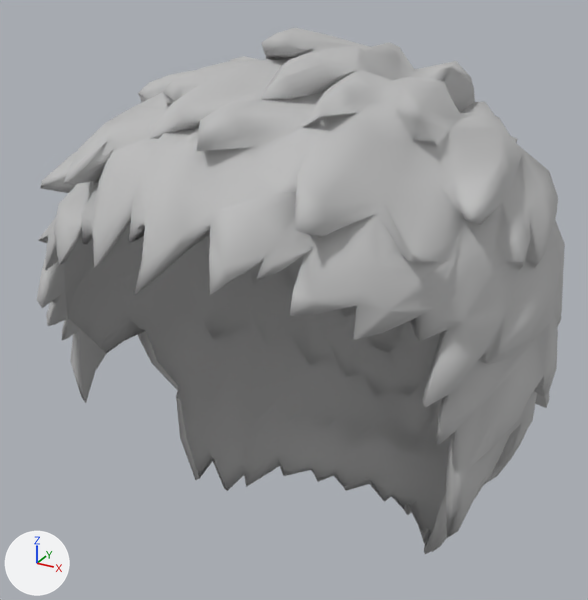
An edit to the FBX model Assets/BoZo_StylizedModularCharacters/Outfits/Base/HairBack/Outfit_HairBack_Scrappy/BSMC_Outfit_HairBack_Scrappy.fbx, drawn before and after from the same camera.
One viewpoint serves both versions: a 50 mm camera at (0.143, -0.278, 0.253) aimed at (-0.007, -0.007, 0.118). The lights are fixed; the arrows at lower left show +X, +Y and +Z.

Objects in the first picture: 'Outfit_Hairback_Scrappy'.
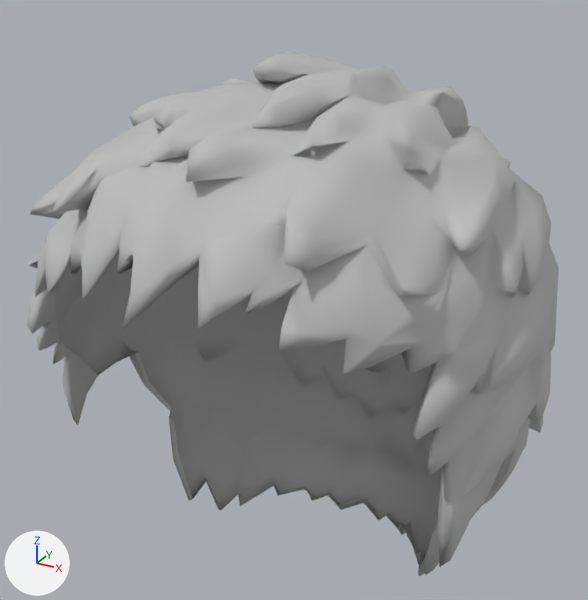
The newer file adds a shape key; the second version is drawn at full value of the shape key 'Tag_Helm' of 'Hairback_Scrappy', and the change is written as the vertex moves it makes.

Location of each change, [x1, y1, x2, y2] in pixels of the pictures (588 x 600 px):
'Outfit_Hairback_Scrappy', reshaped, moved, turned, rescaled
    before: [37, 28, 565, 554]
    after: [27, 51, 559, 576]

What changed in the scene script:
```text
Change me_mesh:
    used by ob_outfit_hairback_scrappy; location = (0.0, 0.0, 0.0); rotation_euler = (1.571, 0.0, 0.0), in degrees (90, 0, 0); scale = (0.01, 0.01, 0.01)
    remove me_mesh.from_pydata(...)  # 1232 vertices, 1517 faces; spans x -10.0..10.0, y -1.0..22.5, z -9.8..11.2
    add me_mesh.from_pydata(...)  # 1232 vertices, 1517 faces; spans x -9.9..10.0, y -1.8..21.7, z -9.2..11.8
    me_mesh part 1: 1232 of 1232 vertices moved; they spanned x -10.0..10.0, y -1.0..22.5, z -9.8..11.2 and now span x -9.9..10.0, y -1.8..21.7, z -9.2..11.8; mean shift (0.0, -0.8, 0.7); largest move (-3.0, 12.9, -8.8) -> (-2.8, 11.9, -7.2)
Change ob_outfit_hairback_scrappy:
    add ob_outfit_hairback_scrappy.parent = ob_hairback_scrappy_001
    ob_outfit_hairback_scrappy.rotation_euler: (1.571, 0.0, 0.0) -> (0.0, 0.0, 0.0)  # degrees (90, 0, 0) -> degrees (0, 0, 0)
    ob_outfit_hairback_scrappy.scale: (0.01, 0.01, 0.01) -> (1.0, 1.0, 1.0)
Add ob_hairback_scrappy_001:
    ob_hairback_scrappy_001 = bpy.data.objects.new('Hairback_Scrappy.001', None)
    ob_hairback_scrappy_001.location = (0.0, 0.0, 0.0)
    ob_hairback_scrappy_001.rotation_euler = (1.571, 0.0, 0.0)  # degrees (90, 0, 0)
    ob_hairback_scrappy_001.scale = (0.01, 0.01, 0.01)
```
